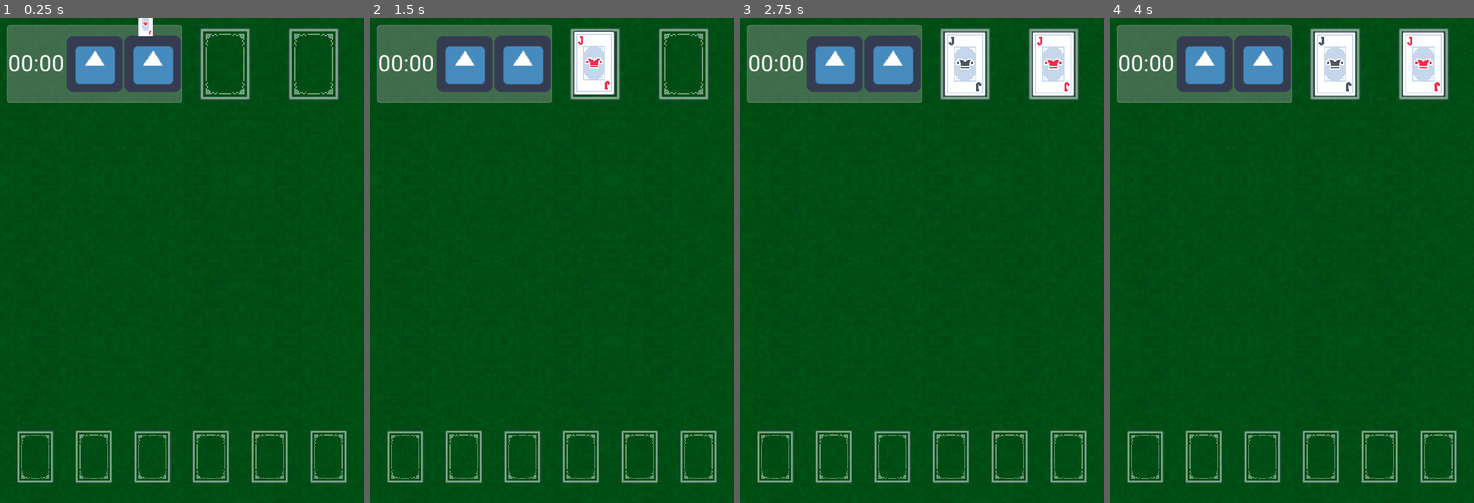
Above: before the commit, frames 1-4 (left to right).
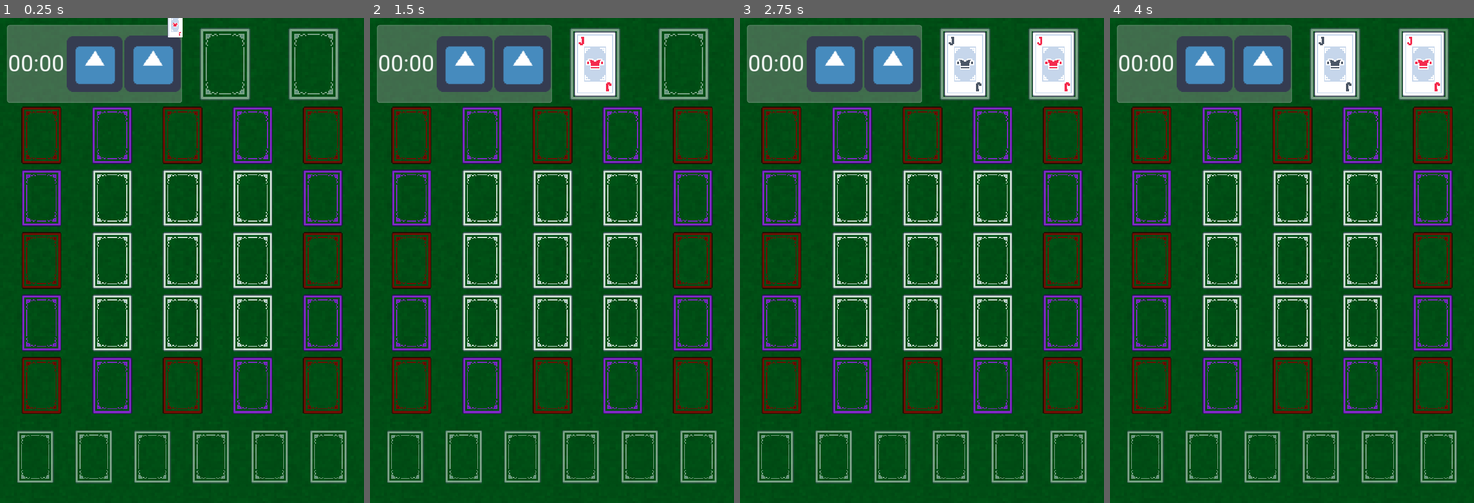
Above: after the commit, the same moments.

Repository: ExplosiveEggshells/godot-gridcannon
Game: Godot game, scene res://scenes/Game.tscn
Two runs of this game, one before a commit and one after it. Both use one fixed random seed, a clock stepped at 60 frames per second and the inputs below. The engine's default icon, where the game draws it, is replaced by a stand-in: a white triangle on a blue panel in a dark square.
Inputs (mouse positions are in pixels of both pictures, inside the frame that each line leads up to):
- Up to frame 1 (0.25 s): no input
- Up to frame 2 (1.5 s): click (595, 61) at 0.52 s; click (683, 61) at 1.27 s
- Up to frame 3 (2.75 s): click (780, 134) at 2.02 s
- Up to frame 4 (4 s): click (1222, 134) at 2.77 s; click (1262, 454) at 3.5 s

The runs differ from the first frame. In frame 1, 10% of the frame differs, in the area x 5-95%, y 0-82%; in frame 2, 10%, in the area x 5-95%, y 2-82%; in frame 3, 9.9%; in frame 4, 9.8%.

Commit message:
card pickup and place

Diff:
--- a/project.godot
+++ b/project.godot
@@ -80,6 +80,11 @@
  ]
 }
 
+[layer_names]
+
+2d_physics/layer_9="Card"
+2d_physics/layer_10="Deck"
+
 [physics]
 
 common/enable_pause_aware_picking=true
--- a/scenes/Card.tscn
+++ b/scenes/Card.tscn
@@ -1,9 +1,21 @@
-[gd_scene load_steps=2 format=2]
+[gd_scene load_steps=4 format=2]
 
+[ext_resource path="res://assets/sprites/cards/card_1_1.png" type="Texture" id=1]
 [ext_resource path="res://scripts/Card.gd" type="Script" id=2]
+
+[sub_resource type="CircleShape2D" id=1]
+radius = 35.0143
 
 [node name="Card" type="Position2D"]
 script = ExtResource( 2 )
 
 [node name="CardSprite" type="Sprite" parent="."]
 scale = Vector2( 0.75, 0.9 )
+texture = ExtResource( 1 )
+
+[node name="DeckScannerArea" type="Area2D" parent="."]
+collision_layer = 256
+collision_mask = 512
+
+[node name="CollisionShape2D" type="CollisionShape2D" parent="DeckScannerArea"]
+shape = SubResource( 1 )
--- a/scenes/DeckFrame.tscn
+++ b/scenes/DeckFrame.tscn
@@ -1,8 +1,11 @@
-[gd_scene load_steps=4 format=2]
+[gd_scene load_steps=5 format=2]
 
 [ext_resource path="res://scripts/DeckFrame.gd" type="Script" id=1]
 [ext_resource path="res://assets/sprites/cards/card_back_frame.png" type="Texture" id=2]
 [ext_resource path="res://scenes/VirtualDeck.tscn" type="PackedScene" id=3]
+
+[sub_resource type="CircleShape2D" id=1]
+radius = 83.006
 
 [node name="DeckFrame" type="TextureButton"]
 modulate = Color( 1, 1, 1, 0.482353 )
@@ -20,3 +23,12 @@
 [node name="RepivotTimer" type="Timer" parent="."]
 
 [node name="VirtualDeck" parent="." instance=ExtResource( 3 )]
+
+[node name="DropArea" type="Area2D" parent="."]
+collision_layer = 512
+collision_mask = 256
+input_pickable = false
+monitoring = false
+
+[node name="CollisionShape2D" type="CollisionShape2D" parent="DropArea"]
+shape = SubResource( 1 )
--- a/scripts/Card.gd
+++ b/scripts/Card.gd
@@ -11,13 +11,15 @@
 var desired_scale = Vector2.ONE
 var card_sprite : Sprite
 
-var fly_lerp_rate = 6.5
+var fly_lerp_rate = 12.5
 var fly_budge = 0.05
 
 var assigned_vdeck = null
+var deck_scanner_area = null
 
 func _ready():
 	card_sprite = $CardSprite
+	deck_scanner_area = $DeckScannerArea
 
 func _process(delta):
 	if (!follow_mouse):
@@ -27,7 +29,7 @@
 	else:
 		desired_position = get_viewport().get_mouse_position()
 		if (!Input.is_action_pressed("pointer_select")):
-			follow_mouse = false
+			end_mouse_follow()
 
 	if (position != desired_position):
 		position = position.linear_interpolate(desired_position, fly_lerp_rate * delta)
@@ -45,3 +47,21 @@
 
 func SetFaceUp(var is_face_up : bool):
 	$CardSprite.texture = face_texture if is_face_up else back_texture
+
+func end_mouse_follow():
+	follow_mouse = false
+	var nearby_decks : Array = deck_scanner_area.get_overlapping_areas()
+
+	var closest_receptible_deck = null
+	var closest_receptible_deck_dist = 999999
+
+	for deck_area in nearby_decks:
+		var vdeck = deck_area.get_parent().get_node("VirtualDeck")
+		if (vdeck.receptible):
+			var distance = global_position.distance_to(vdeck.global_position)
+			if (distance < closest_receptible_deck_dist):
+				closest_receptible_deck = vdeck
+				closest_receptible_deck_dist = distance
+
+	if (closest_receptible_deck != null):
+		GameManager.move_card_to_deck(self, closest_receptible_deck)
--- a/scripts/DeckFrame.gd
+++ b/scripts/DeckFrame.gd
@@ -20,10 +20,11 @@
 		GameManager.deck_dict[deck_name] = virtual_deck
 
 func UpdatePivot():
-	var pivot_x = rect_size.x / 2
-	var pivot_y = rect_size.y / 2
-	rect_pivot_offset = Vector2(pivot_x, pivot_y)
-	virtual_deck.position = Vector2(pivot_x, pivot_y)
+	var new_pivot = Vector2(rect_size.x / 2, rect_size.y / 2)
+	rect_pivot_offset = new_pivot
+	virtual_deck.position = new_pivot
+
+	$DropArea.position = new_pivot
 
 	# Change the scale of the virtual deck to match the UI Scaling of the deck frame.
 	# Cards in the vdeck will read its scale and adjust themselves accordingly.
--- a/scripts/DeckGridContainer.gd
+++ b/scripts/DeckGridContainer.gd
@@ -12,7 +12,8 @@
 
 func BuildGrid():
 	for y in 5:
-		GameManager.grid_decks[y] = []
+		GameManager.grid_decks.append([])
+#		GameManager.grid_decks[y] = []
 		for x in 5:
 			var card_color = default_deck_color
 			var deck_name = "GridDeck" + str(x) + "-" + str(y)
@@ -28,5 +29,5 @@
 
 			next_deck.name = deck_name
 			next_deck.deck_name = deck_name
-			GameManager.grid_decks[y][x] = next_deck.virtual_deck
+			GameManager.grid_decks[y].append(next_deck.virtual_deck)
 			next_deck.UpdatePivot()
--- a/scripts/GameState/SetupState.gd
+++ b/scripts/GameState/SetupState.gd
@@ -5,6 +5,7 @@
 
 func enter(_parms := {}) -> void:
 	sm.game_root.CreateCards()
+	sm.deck_container.BuildGrid()
 	for card_key in sm.card_dict:
 		sm.move_card_to_deck(GameManager.card_dict[card_key], GameManager.deck_dict["main_deck"])
 
--- a/scripts/VirtualDeck.gd
+++ b/scripts/VirtualDeck.gd
@@ -2,8 +2,8 @@
 
 export(int) var base_z_index = 1
 
-var drawable = false		# Can a card be moved from this deck by the player?
-var receptible = false		# Can a card be moved onto this deck by the player?
+var drawable = true		# Can a card be moved from this deck by the player?
+var receptible = true		# Can a card be moved onto this deck by the player?
 
 var associated_frame : TextureRect
 var card_stack = []
@@ -46,4 +46,6 @@
 
 func on_deck_pressed() -> void:
 	if (drawable):
+		if (card_stack.empty()):
+			return
 		card_stack[-1].follow_mouse = true
